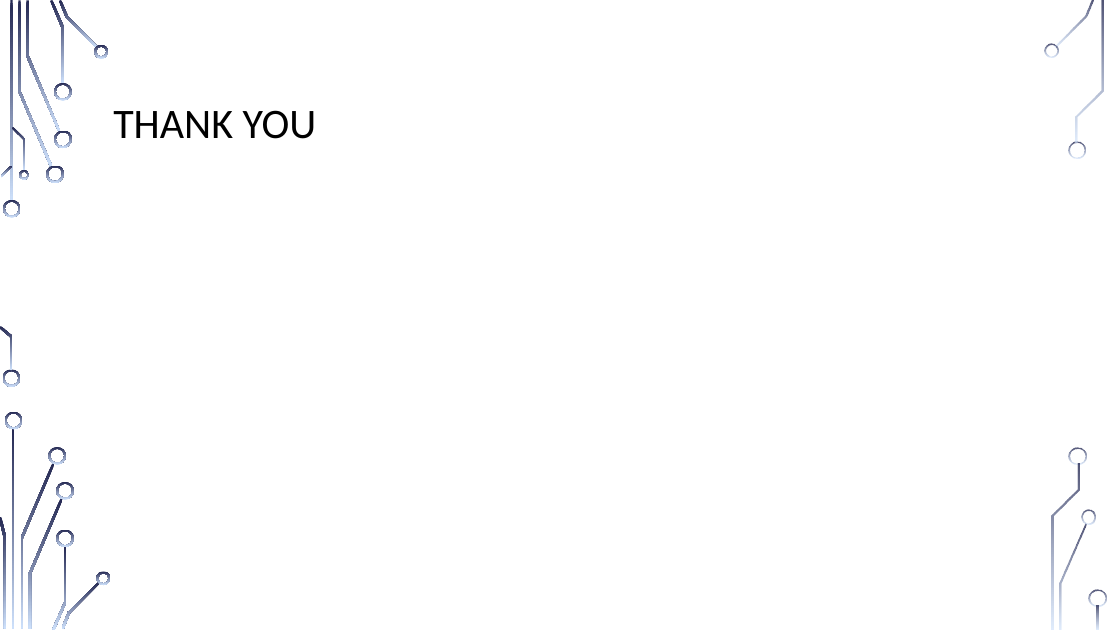
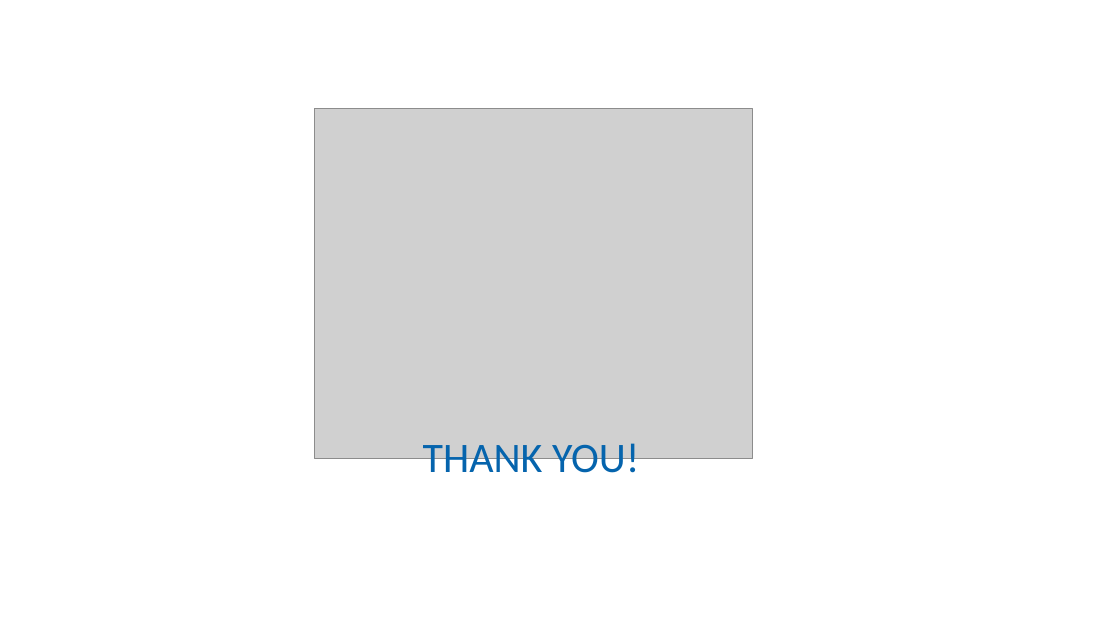
Before and after one commit to bernardoff/ML-Lab, a slide deck: slide 14 of PMI Case Study 2/Bernardo_Fernandes_case_study2.pptx (slide 13 before the commit). Drawn at 1120x630 pixels with LibreOffice and Linux fonts; fonts in the diff are those of the drawing; grey boxes stand for pictures; background and template pictures are left out. Boxes give left, top, right and bottom in pixels: in the first picture for what was removed or moved away, otherwise in the second. Text is boxed around its words. In the diff, an @@ line names an element or a change of style, - is before the commit and + after.

```diff
--- a/PMI Case Study 2/Bernardo_Fernandes_case_study2.pptx
+++ b/PMI Case Study 2/Bernardo_Fernandes_case_study2.pptx
@@ rectangle added at (0, 0, 1120, 630), fill #FFFFFF @@
@@ picture added at (315, 108, 753, 459) @@
@@ text at (423, 443, 639, 482): text changed; text colour #000000 to #0564AD @@
-THANK YOU
+THANK YOU!
@@ group removed at (3, 44, 1107, 628): 19 freeform shapes @@
```
Also in this commit, not shown: 9 other slides changed, 5 slides added, 3 slides removed, 1 other file.
